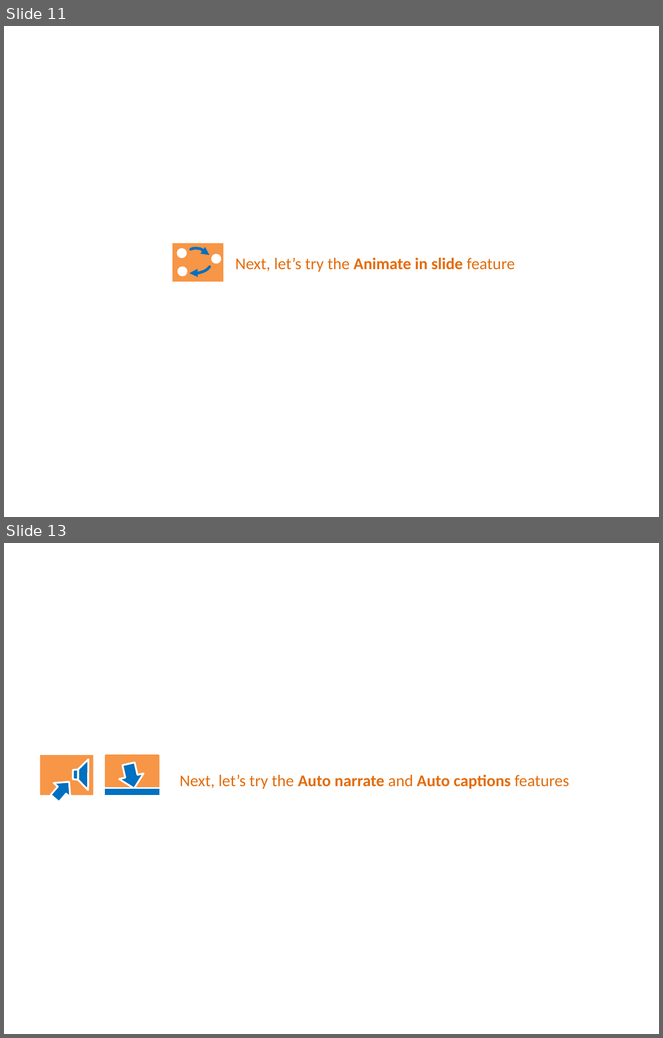
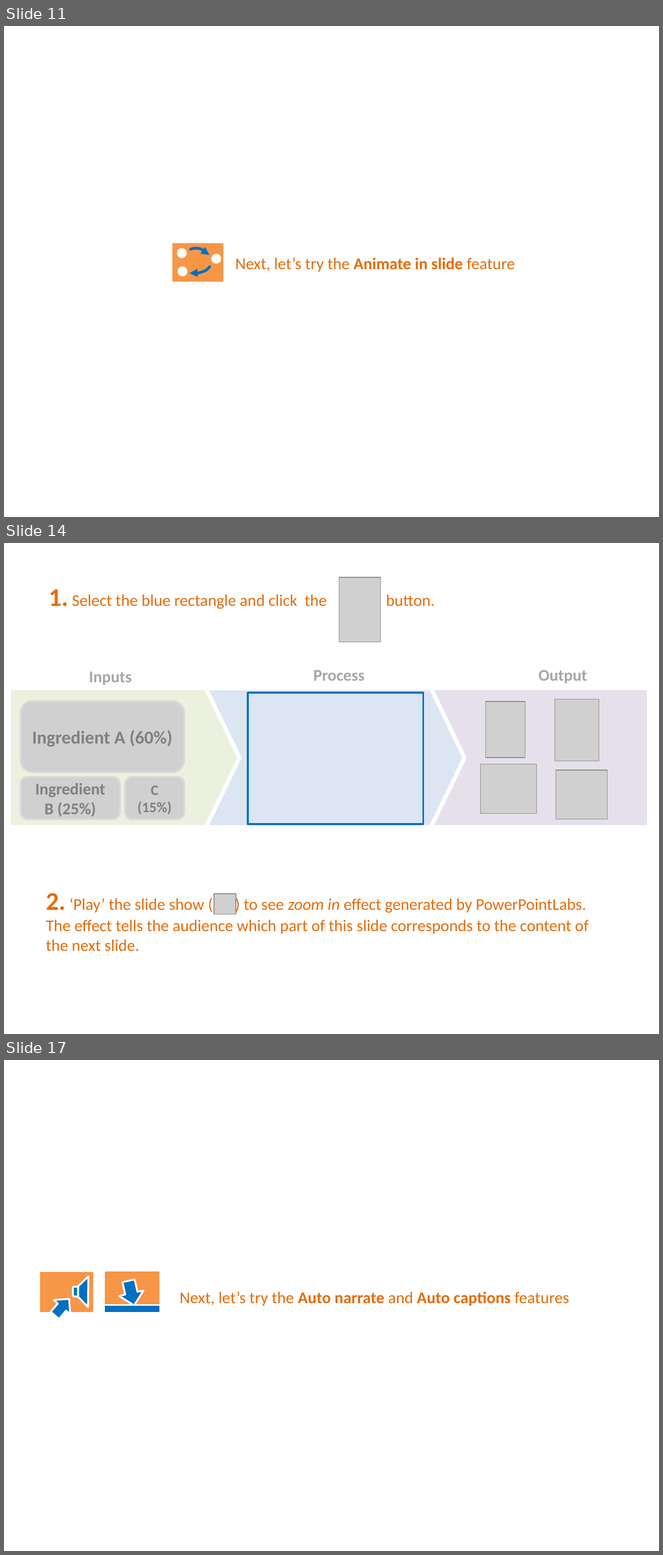
Before and after one commit to PowerPointLabs/PowerPointLabs, a slide deck: doc/PowerPointLabs Quick Tutorial.pptx. Shown one above the other, each under a label of ours: slides 11 and 13 before the commit, slides 11, 14 and 17 after it; the slides between them are not shown. The pictures are 663x1038 and 663x1555 pixels, drawn with LibreOffice and Linux fonts; fonts in the diff are those of the drawing; grey boxes stand for pictures. Boxes give left, top, right and bottom in pixels: in the first picture for what was removed or moved away, otherwise in the second. Text is boxed around its words. In the diff, an @@ line names an element or a change of style, - is before the commit and + after.

Commit message:
Issue 199: draft documentation for auto zoom Update Issue 199

```diff
--- a/doc/PowerPointLabs Quick Tutorial.pptx
+++ b/doc/PowerPointLabs Quick Tutorial.pptx
@@ slide 14 added at [4, 543, 659, 1034], background #FFFFFF @@
@@ text added at [49, 589, 435, 609], 18 pt, text #E46C0A @@
+1. Select the blue rectangle and click the button.
@@ picture added at [339, 577, 380, 642] @@
@@ text added at [89, 672, 131, 685], 18 pt, text #A6A6A6, bold @@
+Inputs
@@ text added at [313, 670, 365, 681], 18 pt, text #A6A6A6, bold @@
+Process
@@ text added at [539, 670, 587, 683], 18 pt, text #A6A6A6, bold @@
+Output
@@ pentagon arrow added at [9, 689, 239, 827], fill #EBF1DE, outline #FFFFFF 4.5 pt @@
@@ pentagon arrow added at [188, 689, 465, 827], fill #DCE6F2, outline #FFFFFF 4.5 pt @@
@@ rectangle added at [248, 693, 423, 825], fill #DCE6F2, outline #0070C0 2 pt @@
@@ rectangle added at [413, 689, 649, 827], fill #E6E0EC, outline #FFFFFF 4.5 pt @@
@@ picture added at [21, 702, 184, 772], 20 pt, text #808080, bold @@
+Ingredient A (60%)
@@ picture added at [486, 702, 525, 758] @@
@@ picture added at [555, 699, 599, 760] @@
@@ picture added at [480, 765, 536, 813] @@
@@ picture added at [556, 770, 608, 820] @@
@@ picture added at [21, 778, 120, 820], 18 pt, text #808080, bold @@
+Ingredient B (25%)
@@ picture added at [125, 778, 184, 820], 16 pt, text #808080, bold @@
+C (15%)
@@ text added at [46, 893, 588, 952], 18 pt, text #E46C0A @@
+2. ‘Play’ the slide show ( ) to see zoom in effect generated by PowerPointLabs. The effect tells the audience which part of this slide corresponds to the content of the next slide.
@@ picture added at [214, 894, 236, 914] @@
@@ what was slide 13 is now slide 17 @@
```
Also in this commit, not shown: 1 slide changed, 3 other slides added, 2 other files.
